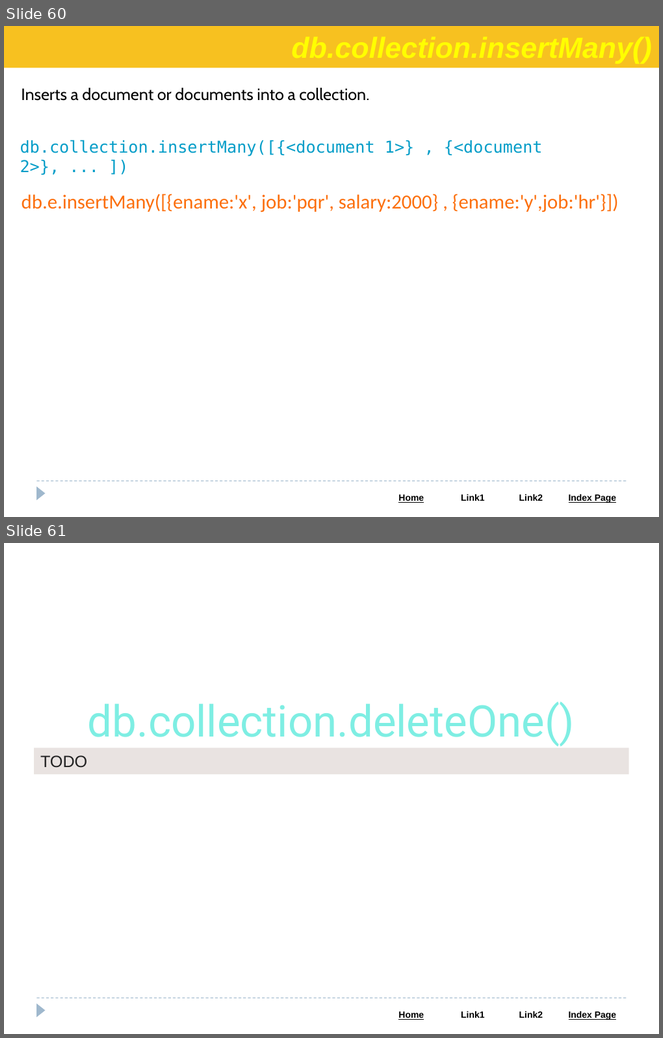
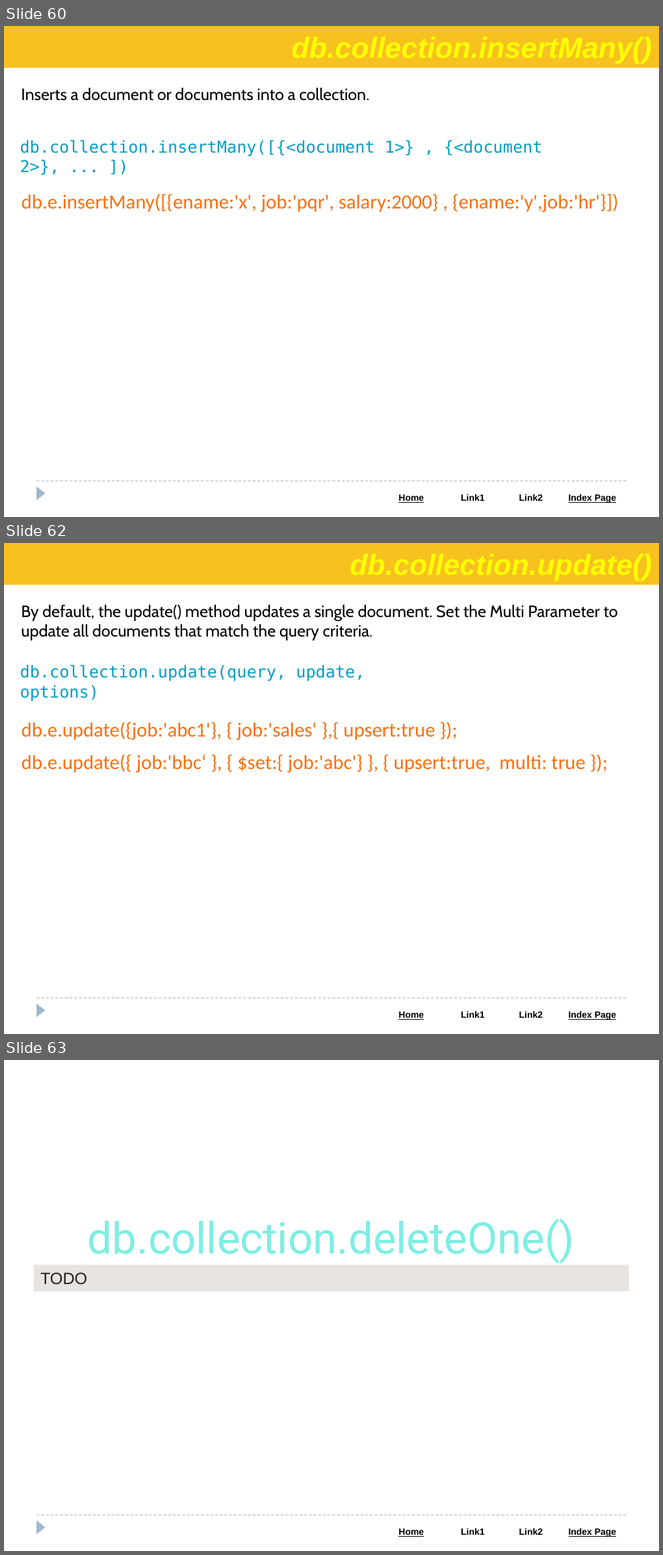
Before and after one commit to Saleel-Bagde/PPT-s, a slide deck: MongoDB PPT.pptx. Shown one above the other, each under a label of ours: slides 60 and 61 before the commit, slides 60, 62 and 63 after it; the slides between them are not shown. The pictures are 663x1038 and 663x1555 pixels, drawn with LibreOffice and Linux fonts; fonts in the diff are those of the drawing. Boxes give left, top, right and bottom in pixels: in the first picture for what was removed or moved away, otherwise in the second. Text is boxed around its words. In the diff, an @@ line names an element or a change of style, - is before the commit and + after.

```diff
--- a/MongoDB PPT.pptx
+++ b/MongoDB PPT.pptx
@@ slide 62 added at [4,543,659,1034], background #FFFFFF; not listed: 3 template elements that a slide beside it also shows @@
@@ rectangle added at [4,543,659,585], fill #F7C120 @@
@@ text added at [21,605,618,641], 18 pt, text #000000 @@
+By default, the update() method updates a single document. Set the Multi Parameter to update all documents that match the query criteria.
@@ text added at [20,665,365,702], 18 pt, text #049DC8 @@
+db.collection.update(query, update, options)
@@ text added at [22,722,585,773], 22 pt, text #FC6F0D @@
+db.e.update({job:'abc1'}, { job:'sales‘ },{ upsert:true });
+db.e.update({ job:'bbc‘ }, { $set:{ job:'abc'} }, { upsert:true, multi: true });
@@ what was slide 61 is now slide 63 @@
```
Also in this commit, not shown: 1 other slide added.
